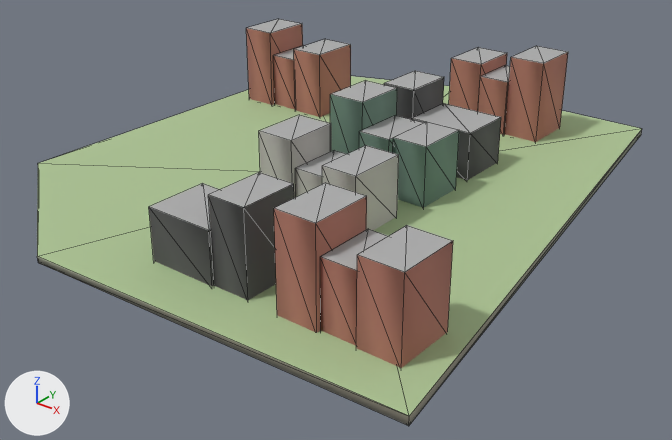
Before and after pictures for a commit that changed the glTF model godot_project/remake/sky/islands/SKY-016.lod2.glb.
The view is the same before and after, from a 50 mm lens placed at (122.0, -157.9, 85.5), pointed at (-3.1, -1.6, -11.4). The axes (+X, +Y, +Z) are drawn at lower left. The lights are the same throughout. The first picture is the older version. Mesh edges are drawn as thin lines.

Names of what the first picture shows: 'buildings', 'deck', 'rock'.
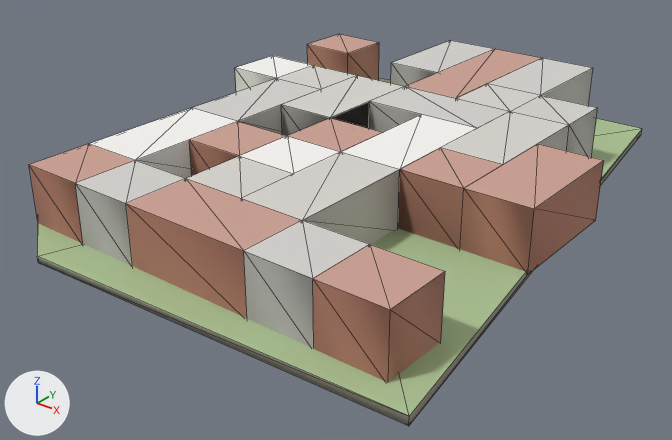
The edits, one by one:
Mesh me_warren_hull is new.
It has 112 vertices, 260 faces and spans x -51.0..54.0, y -60.0..75.0, z -0.5..13.2.
It uses material mat_sky_lod_bldg.
Object 'buildings' (ob_buildings) is deleted.
Object 'warren_hull' (ob_warren_hull) is new; it shows me_warren_hull.
Its location is (0.0, 0.0, 0.0).

Location of each change, [x1, y1, x2, y2] in pixels of the pictures (672 x 440 px):
'warren_hull', added: after [29, 34, 604, 383]
'buildings', deleted: before [149, 19, 568, 368]
'deck', unchanged, covered by the edit: before [37, 76, 642, 416]; after [37, 79, 642, 416]
